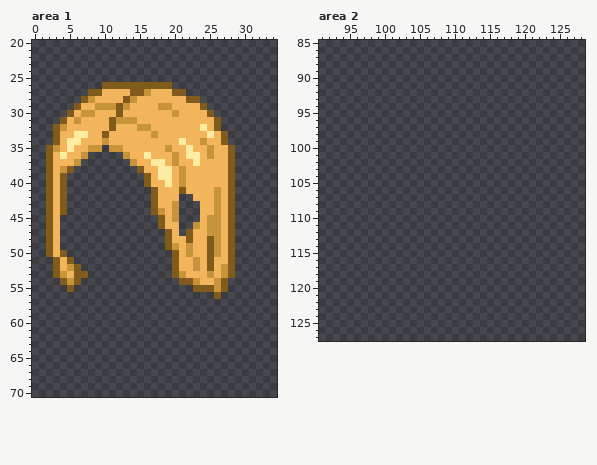
Pixel-art file, stored at maps/new styles/Avatar profiles/profiles_halloween_sheet.aseprite. Above, as it was before the edit.
192x320 pixels, 1 frame. Colours within 5 levels of each other are drawn and written as one. Shown: area 1: x 0..34, y 20..70; area 2: x 91..128, y 85..127.
And afterwards:
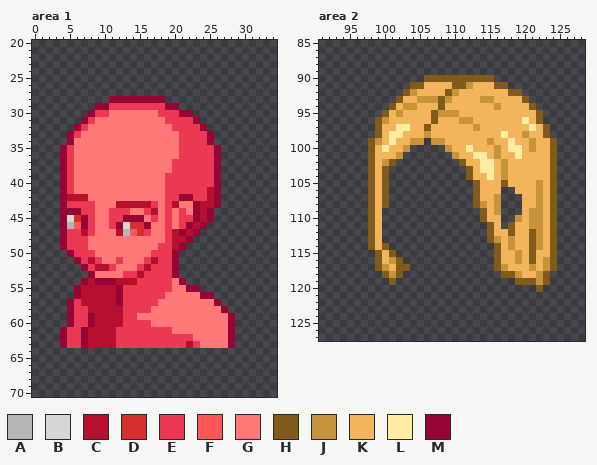
Palette (. is transparent): A #b5b5b5  B #d8d6d4  C #b7102e  D #d42e2e  E #eb3953  F #ff5757  G #ff7878  H #805b1c  J #c7933b  K #f2b55b  L #ffeba2  M #950637
Diff:
--- area 1
@@ x 0..34 @@
 25 ...................................
-26 ..........HHHHHHHHHH...............
-27 ........HHKKKKHHJKKKHH.............
-28 .......HJKKKKHJKKKKKKKHH...........
-29 ......HKKJJJHJKKKKJJKKKKH..........
-30 .....HKJJKKKHKKKKKKKJKKKKH.........
-31 ....HKJKKKKHJJJKKKKKKKKKKKH........
-32 ...HJKKKKKKHKKKJJKKKKKKKLKH........
-33 ...HKKLLKKHKKKKKKJKKKKKKKLKH.......
-34 ...HKLLKKKJKKKKKKKKKKLKKJKKH.......
-35 ..HJKLKKJJ.JJKKKKKKJKKLKKJKKH......
-36 ..HKLKKJ.....JKKLKKKJKLLKJKKH......
-37 ..HKKKJ.......JKKLLKJKKLKKKKH......
-38 ..HKJH.........HKKLLKJKKKKKKH......
-39 ..HKH...........HKLLKJKKKKKKH......
-40 ..HKH...........HKKLKJKKKKKKH......
-41 ..HKH............HKKKHKKKKJKH......
-42 ..HKH............HKKK..KKKJKH......
-43 ..HKH............HKKJ...KKJKH......
-44 ..HKH............HJKJ...KKJKH......
-45 ..HK..............HKJ...KJJKH......
-46 ..HK..............HKK..JKJJKH......
-47 ..HK...............HK.HKKJJKH......
-48 ..HK...............HKKHKKHJKH......
-49 ..HK...............HJKJKKHJKH......
-50 ..HKH...............HKJKKHJKH......
-51 ...HKH..............HKKJKHKKH......
-52 ...HKJH.............HKKJKHKJH......
-53 ...HJKHH............HJKKKJKJH......
-54 ....HJH..............HHJKKJH.......
-55 .....H.................HHHJH.......
-56 ..........................H........
-57 ...................................
-58 ...................................
-59 ...................................
-60 ...................................
-61 ...................................
-62 ...................................
-63 ...................................
+26 ...................................
+27 ...................................
+28 ...........MMMMMMMM................
+29 .........MMEEEEEEEEMM..............
+30 ........MEEGGGGGGGEEEMM............
+31 .......MEGGGGGGGGGGEEEEM...........
+32 ......MEGGGGGGGGGGGGEEEEM..........
+33 .....MEGGGGGGGGGGGGGGEEEEM.........
+34 .....MGGGGGGGGGGGGGGGEEEEM.........
+35 ....MEGGGGGGGGGGGGGGGEEEEEM........
+36 ....MEGGGGGGGGGGGGGGGEEEEEM........
+37 ....MEGGGGGGGGGGGGGGEEEEEEM........
+38 ....MEGGGGGGGGGGGGGGEEEEEEM........
+39 ....MEGGGGGGGGGGGGGEEEEEEEM........
+40 ....MEGGGGGGGGGGGGGEEEEEEEM........
+41 ....MEGGGGGGGGGGGGGEEEEEECM........
+42 ....MCCCGGGGGGGGGGGEEMMEECM........
+43 ....MEEEEGGGCCCCCEGECGGMCCM........
+44 ....MMMEEGGEEEGGECGEGEGMCM.........
+45 ....MBDMEGGEEMMMGEGEGEEMCM.........
+46 ....MAFMEGGEMBDDMGGEGEMCM..........
+47 ....MEECEGGGCAFDEGGECMCM...........
+48 ....MEEEGGGGGGGGGGGECCM............
+49 ....MEEEGGGGGGGGGGEECM.............
+50 .....MEEEGGGGGGGGEEEM..............
+51 ......MECEGGEGGGECEEM..............
+52 .......MECCEGGGECEEEM..............
+53 ........MGGGGEECEEEEM..............
+54 .......MCMMMCCCEEEEEGM.............
+55 ......MCCCCCMEEEEEEEGGMM...........
+56 ......MCCCCCMEEEEEEGGGGGMM.........
+57 .....MECCCCCMEEEEEGGGGGGGGM........
+58 .....MEECCCCCEEEEGGGGGGGGGGM.......
+59 .....MEEMCCCCEEGGGGGGGGGGGGGM......
+60 .....MEEMCCCCEEEEGGGGGGGGGGGM......
+61 ....MEEMCCCCEEEEEEEEGGGGGGGGM......
+62 ....MEEMCCCCEEEEEEEEEEEGGGGGM......
+63 ....MEEMCCCCEEEEEEEEEECEGGGGM......
 64 ...................................
--- area 2
@@ x 91..128 @@
  89 ......................................
- 90 ......................................
- 91 ......................................
- 92 ......................................
- 93 ......................................
- 94 ......................................
- 95 ......................................
- 96 ......................................
- 97 ......................................
- 98 ......................................
- 99 ......................................
-100 ......................................
-101 ......................................
-102 ......................................
-103 ......................................
-104 ......................................
-105 ......................................
-106 ......................................
-107 ......................................
-108 ......................................
-109 ......................................
-110 ......................................
-111 ......................................
-112 ......................................
-113 ......................................
-114 ......................................
-115 ......................................
-116 ......................................
-117 ......................................
-118 ......................................
-119 ......................................
-120 ......................................
+ 90 ...............HHHHHHHHHH.............
+ 91 .............HHKKKKHHJKKKHH...........
+ 92 ............HJKKKKHJKKKKKKKHH.........
+ 93 ...........HKKJJJHJKKKKJJKKKKH........
+ 94 ..........HKJJKKKHKKKKKKKJKKKKH.......
+ 95 .........HKJKKKKHJJJKKKKKKKKKKKH......
+ 96 ........HJKKKKKKHKKKJJKKKKKKKLKH......
+ 97 ........HKKLLKKHKKKKKKJKKKKKKKLKH.....
+ 98 ........HKLLKKKJKKKKKKKKKKLKKJKKH.....
+ 99 .......HJKLKKJJ.JJKKKKKKJKKLKKJKKH....
+100 .......HKLKKJ.....JKKLKKKJKLLKJKKH....
+101 .......HKKKJ.......JKKLLKJKKLKKKKH....
+102 .......HKJH.........HKKLLKJKKKKKKH....
+103 .......HKH...........HKLLKJKKKKKKH....
+104 .......HKH...........HKKLKJKKKKKKH....
+105 .......HKH............HKKKHKKKKJKH....
+106 .......HKH............HKKK..KKKJKH....
+107 .......HKH............HKKJ...KKJKH....
+108 .......HKH............HJKJ...KKJKH....
+109 .......HK..............HKJ...KJJKH....
+110 .......HK..............HKK..JKJJKH....
+111 .......HK...............HK.HKKJJKH....
+112 .......HK...............HKKHKKHJKH....
+113 .......HK...............HJKJKKHJKH....
+114 .......HKH...............HKJKKHJKH....
+115 ........HKH..............HKKJKHKKH....
+116 ........HKJH.............HKKJKHKJH....
+117 ........HJKHH............HJKKKJKJH....
+118 .........HJH..............HHJKKJH.....
+119 ..........H.................HHHJH.....
+120 ...............................H......
 121 ......................................
Boxes around the changes in both pictures, in picture pixels (x1, y1, x2, y2):
changed: (46, 82, 235, 348)
added: (368, 75, 557, 292)
